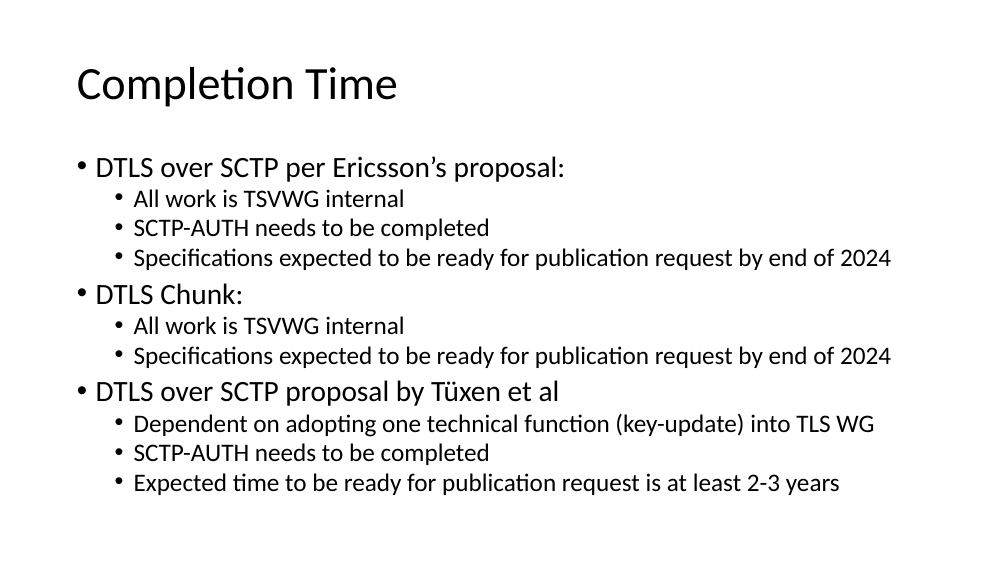
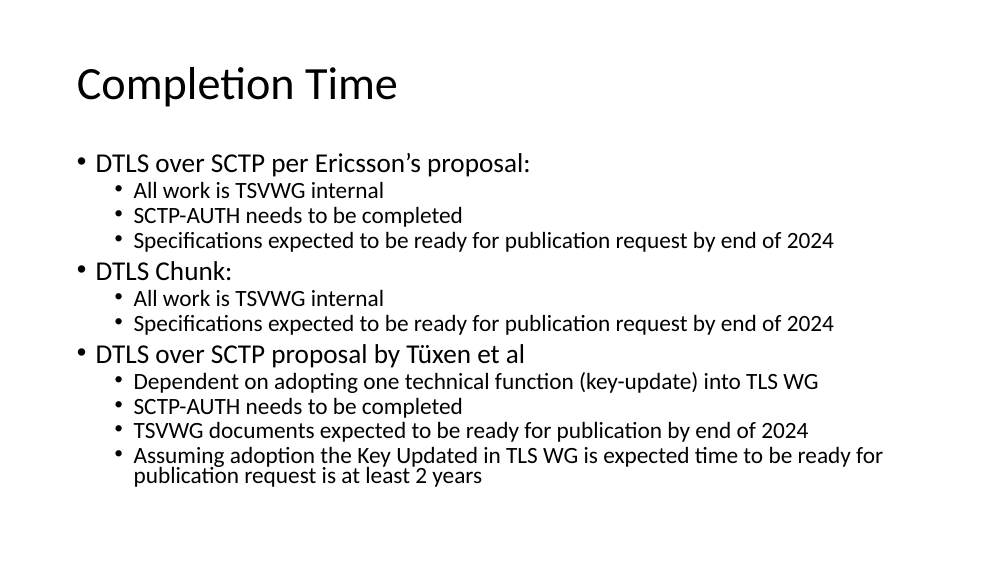
Before and after one commit to sctplab/sctp-dtls-requirements, a slide deck: slide 6 of dtls-for-sctp-design-team-report.pptx. Drawn at 1008x567 pixels with LibreOffice and Linux fonts; fonts in the diff are those of the drawing. Boxes give left, top, right and bottom in pixels: in the first picture for what was removed or moved away, otherwise in the second. Text is boxed around its words. In the diff, an @@ line names an element or a change of style, - is before the commit and + after.

```diff
--- a/dtls-for-sctp-design-team-report.pptx
+++ b/dtls-for-sctp-design-team-report.pptx
@@ text at (x1=96, y1=153, x2=834, y2=418): size 28 to 25.9 pt in "DTLS over SCTP per Ericsson’s proposal:", "DTLS Chunk:", "DTLS over SCTP proposal by Tüxen et ..."; size 24 to 22.2 pt in "All work is TSVWG internal", "SCTP-AUTH needs to be completed", "Specifications expected to be ready for publication ...", "All work is TSVWG internal" and 3 more places; line spacing 0.8 to 0.7 @@
@@ text at (x1=134, y1=421, x2=883, y2=487): text changed; size 24 to 22.2 pt @@
-  • Expected time to be ready for publication request is at least 2-3 years
+  • TSVWG documents expected to be ready for publication by end of 2024
+  • Assuming adoption the Key Updated in TLS WG is expected time to be ready for publication request is at least 2 years
```
Also in this commit, not shown: 3 other slides changed.
